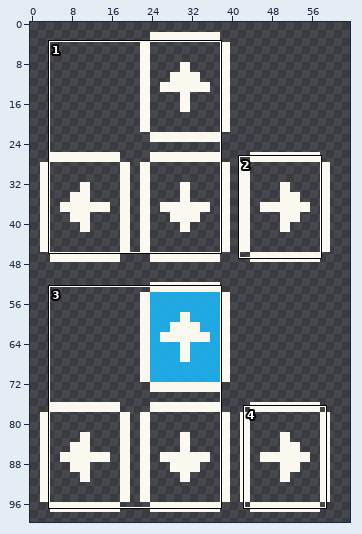
Edited in one commit: pixel-art file (assets/images/scratch/controls.aseprite). Above, an overview of the earlier version with the close-up marked.
Close-up. First the earlier version:
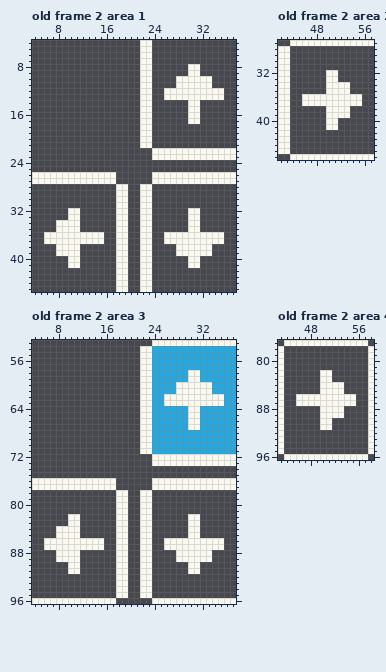
74x100 pixels, 4 frames. Shown: old frame 2 area 1: x 4..37, y 4..45; old frame 2 area 2: x 42..57, y 27..46; old frame 2 area 3: x 4..37, y 53..96; old frame 2 area 4: x 43..58, y 77..96. The wide view leaves out empty margins.
Now the later version:
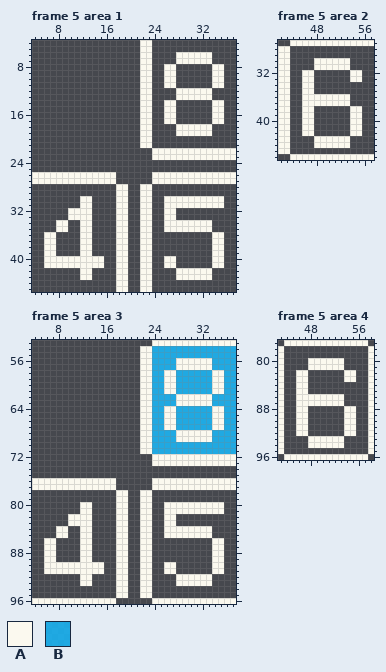
Palette (. is transparent): A #fbf9ef  B #19bcffd5
A new or re-ordered frame is compared with the old frame closest to it.
From old to new:
frames 4 -> 5
Frame 5 area 1 is new; against old frame 2:
There is now colour A in rows 6 to 7 at x 28 to 33; in rows 8 to 11 at x 26 to 27 and 34 to 35; in rows 14 to 17 at x 26 to 27 and 34 to 35; in rows 18 to 19 at x 28 to 33; in rows 30 to 31 at x 12 to 13 and 26 to 35; in rows 32 to 33 at x 12 to 13 and 26 to 27.
There is now colour A in rows 34 to 35 at x 12 to 13, 26 to 29 and 32 to 33; in rows 38 to 39 at x 6 to 7, 12 to 13 and 34 to 35; in rows 40 to 41 at x 6 to 9, 12 to 15, 26 to 27 and 34 to 35; in rows 42 to 43 at x 12 to 13 and 28 to 33.
Colour A is gone in rows 8 to 9 at x 30 to 31; in rows 10 to 11 at x 28 to 33; in rows 12 to 13 at x 26 to 27 and 34 to 35; in rows 14 to 17 at x 30 to 31; in rows 32 to 33 at x 30 to 31; in rows 34 to 35 at x 10 to 11.
Colour A is gone in rows 36 to 37 at x 8 to 11, 14 to 15 and 26 to 33; in rows 38 to 39 at x 8 to 11 and 28 to 33; in rows 40 to 41 at x 30 to 31.
Frame 5 area 2 is new; against old frame 2:
There is now colour A in rows 30 to 31 at x 48 to 53; in rows 32 to 33 at x 46 to 47 and 54 to 55; in rows 34 to 35 at x 46 to 47; in rows 38 to 42 at x 46 to 47 and 54 to 55; in rows 43 to 44 at x 48 to 53.
Colour A is gone in rows 32 to 33 at x 50 to 51; in rows 34 to 35 at x 50 to 53; in rows 36 to 37 at x 54 to 55; in rows 38 to 39 at x 50 to 53; in rows 40 to 41 at x 50 to 51.
Frame 5 area 3 is new; against old frame 2:
There is now colour A in rows 80 to 81 at x 12 to 13 and 26 to 35; in rows 82 to 83 at x 12 to 13 and 26 to 27; in rows 84 to 85 at x 12 to 13, 26 to 29 and 32 to 33; in rows 88 to 89 at x 6 to 7, 12 to 13 and 34 to 35; in rows 90 to 91 at x 6 to 9, 12 to 15, 26 to 27 and 34 to 35; in rows 92 to 93 at x 12 to 13 and 28 to 33.
The edit turns colour B into colour A in rows 56 to 57 at x 28 to 33; in rows 58 to 61 at x 26 to 27 and 34 to 35; in rows 64 to 67 at x 26 to 27 and 34 to 35; in rows 68 to 69 at x 28 to 33.
The edit turns colour A into colour B in rows 58 to 59 at x 30 to 31; in rows 60 to 61 at x 28 to 33; in rows 62 to 63 at x 26 to 27 and 34 to 35; in rows 64 to 67 at x 30 to 31.
Colour A is gone in rows 82 to 83 at x 30 to 31; in rows 84 to 85 at x 10 to 11; in rows 86 to 87 at x 8 to 11, 14 to 15 and 26 to 33; in rows 88 to 89 at x 8 to 11 and 28 to 33; in rows 90 to 91 at x 30 to 31.
Frame 5 area 4 is new; against old frame 2:
There is now colour A in rows 80 to 81 at x 48 to 53; in rows 82 to 83 at x 46 to 47 and 54 to 55; in rows 84 to 85 at x 46 to 47; in rows 88 to 92 at x 46 to 47 and 54 to 55; in rows 93 to 94 at x 48 to 53.
Colour A is gone in rows 82 to 83 at x 50 to 51; in rows 84 to 85 at x 50 to 53; in rows 86 to 87 at x 54 to 55; in rows 88 to 89 at x 50 to 53; in rows 90 to 91 at x 50 to 51.
Pixel boxes of the changes (left, top, right, bottom) in both close-ups:
changed: (164, 52, 224, 136)
changed: (44, 196, 104, 280)
changed: (164, 196, 224, 280)
changed: (302, 58, 362, 148)
changed: (164, 358, 224, 442)
changed: (44, 502, 104, 586)
changed: (164, 502, 224, 586)
changed: (296, 358, 356, 448)
